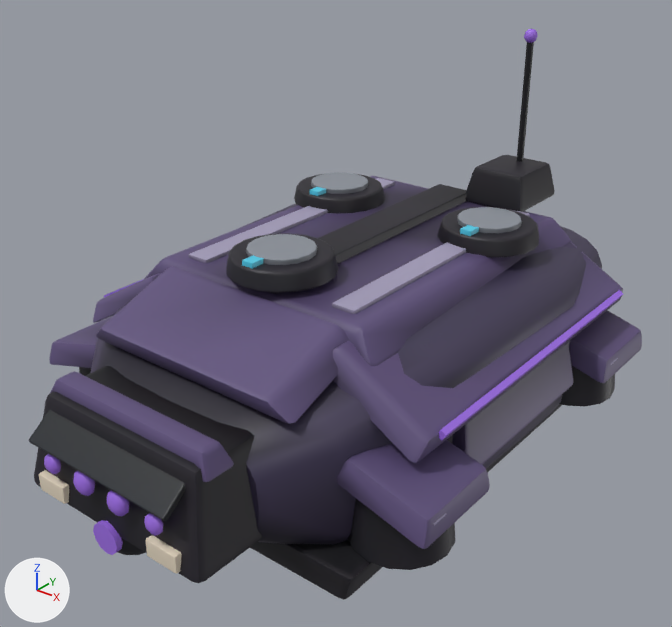
The glTF model assets/vehicles/ex_strider_4.glb as it was, and as the next commit left it.
One viewpoint serves both versions: a camera (50 mm lens) standing at (5.23, -6.77, 4.48) and looking at (-0.32, 0.17, 0.18). The lights are fixed; the arrows at lower left show +X, +Y and +Z. The picture after the commit comes second. Where no turn or scale is listed for an object, it has been applied to the vertices. Vertices at exactly the same position are counted once.
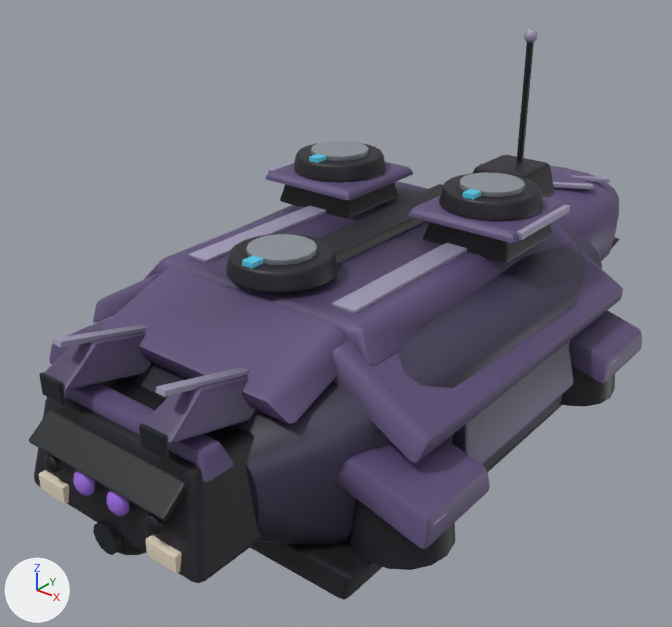
Where the newer file only moved an object's origin or applied its transform, the numbers keep the older frame.

Pixel boxes [x1, y1, x2, y2] of what changed, in the pictures (672 x 627 px; the box of a moved part takes in the faces that stretch with it):
part 1 of me_mesh_0, moved or reshaped
    before: [437, 207, 539, 258]
    after: [439, 173, 543, 221]
part 2 of me_mesh_0, moved or reshaped
    before: [294, 173, 385, 214]
    after: [294, 143, 386, 182]
part 3 of me_mesh_0, added
    after: [139, 423, 169, 459]
part 4 of me_mesh_0, added
    after: [39, 373, 66, 405]
part 5 of me_mesh_0, moved or reshaped
    before: [460, 225, 479, 236]
    after: [462, 189, 481, 200]
part 6 of me_mesh_0, moved or reshaped
    before: [310, 187, 327, 196]
    after: [309, 154, 326, 163]
part 7 of me_mesh_0, moved or reshaped
    before: [457, 207, 522, 233]
    after: [459, 172, 525, 197]
part 8 of me_mesh_0, moved or reshaped
    before: [311, 172, 368, 194]
    after: [311, 141, 369, 161]
part 9 of me_mesh_0, deleted
    before: [439, 290, 623, 441]
part 10 of me_mesh_0, deleted (mostly hidden)
    before: [104, 279, 144, 297]
part 11 of me_mesh_0, built on
    before: [610, 358, 618, 366]
    after: [265, 161, 619, 366]
part 12 of me_mesh_0, built on
    after: [44, 325, 435, 526]
part 13 of me_mesh_0, recoloured
    both: [44, 29, 622, 555]
part 14 of me_mesh_0, recoloured
    both: [524, 29, 538, 43]
part 15 of me_mesh_0, recoloured
    both: [44, 454, 163, 555]

The change in detail:
me_mesh_0 is used by ob_mesh_0; location (-2.31, 3.3, -0.99).
me_mesh_0 had 3628 vertices, 7036 faces and spanned x 0.0..4.63, y -6.59..0.0, z 0.0..3.9.
me_mesh_0 now has 4683 vertices, 9082 faces and spans x 0.0..4.63, y -6.59..1.82, z 0.0..3.9.
me_mesh_0 part 1: the loose piece of 120 vertices spanning x 2.76..3.77, y -2.79..-1.78, z 2.06..2.24 is moved by (0.0, 0.0, 0.37).
me_mesh_0 part 2: the loose piece of 120 vertices spanning x 0.86..1.87, y -2.79..-1.78, z 2.06..2.24 is moved by (0.0, 0.0, 0.37).
me_mesh_0 part 3: the loose piece of 56 vertices spanning x 2.83..3.17, y -6.54..-6.46, z 0.61..0.78 is copied, and the copy is scaled about its middle by (0.804, 0.449, 1.23), then moved by (-0.08, 0.07, 0.96), in mat_glass; it spans x 2.79..3.06, y -6.45..-6.41, z 1.56..1.75.
me_mesh_0 part 4: the loose piece of 56 vertices spanning x 1.46..1.8, y -6.54..-6.46, z 0.61..0.78 is copied, and the copy is scaled about its middle by (0.804, 0.449, 1.23), then moved by (0.08, 0.07, 0.96), in mat_glass; it spans x 1.57..1.84, y -6.45..-6.41, z 1.56..1.75.
me_mesh_0 part 5: the loose piece of 8 vertices spanning x 3.2..3.32, y -2.73..-2.48, z 2.24..2.29 is moved by (0.0, 0.0, 0.37).
me_mesh_0 part 6: the loose piece of 8 vertices spanning x 1.3..1.42, y -2.73..-2.48, z 2.24..2.29 is moved by (0.0, 0.0, 0.37).
me_mesh_0 part 7: the loose piece of 96 vertices spanning x 2.94..3.58, y -2.61..-1.97, z 2.07..2.29 is moved by (0.0, 0.0, 0.37).
me_mesh_0 part 8: the loose piece of 96 vertices spanning x 1.05..1.68, y -2.61..-1.97, z 2.07..2.29 is moved by (0.0, 0.0, 0.37).
me_mesh_0 part 9: the loose piece of 8 vertices spanning x 4.3..4.39, y -4.77..-1.39, z 1.39..1.49 is deleted.
me_mesh_0 part 10: the loose piece of 8 vertices spanning x 0.24..0.33, y -4.77..-1.39, z 1.39..1.49 is deleted.
me_mesh_0 part 11: 11 vertices moved within x 0.01..4.62, y -2.09..-1.93, z 1.01..1.02; 4 vertices removed from x 0.01..4.62, y -2.09..-1.93, z 1.01; 739 vertices added at x 0.01..4.62, y -2.88..1.77, z 0.66..2.43.
me_mesh_0 part 12: 5 vertices moved within x 0.01..4.62, y -5.25..-5.08, z 1.01..1.02; 4 vertices removed from x 0.01..4.62, y -5.25..-5.08, z 1.01; 228 vertices added at x 0.01..4.62, y -6.43..-5.08, z 1.02..2.05.
me_mesh_0 part 13: 782 kept faces spanning x 0.0..4.62, y -6.58..-0.07, z 0.37..3.9 get new vertex colours.
me_mesh_0 part 14: 80 faces spanning x 2.77..2.92, y -1.01..-0.86, z 3.75..3.9 switch from mat_glow to mat_trim.
me_mesh_0 part 15: 240 faces spanning x 1.6..3.03, y -6.58..-6.47, z 0.37..1.06 switch from mat_glow to mat_glass.
Other edits to the shape of me_mesh_0 do not show in these pictures.
